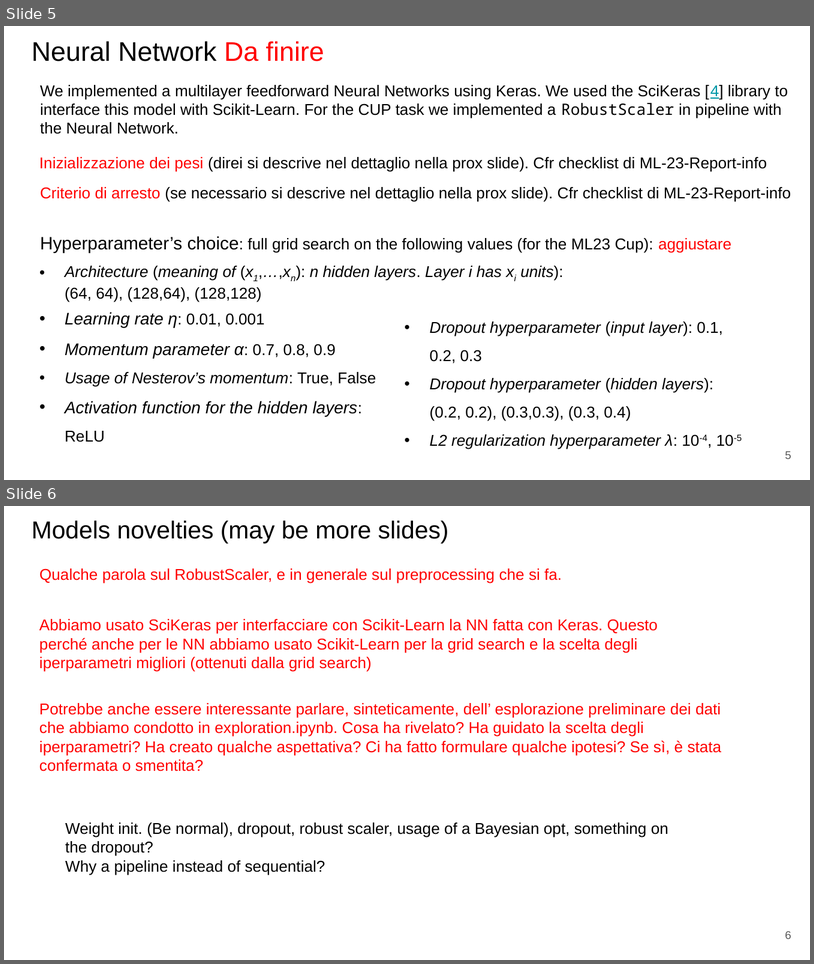
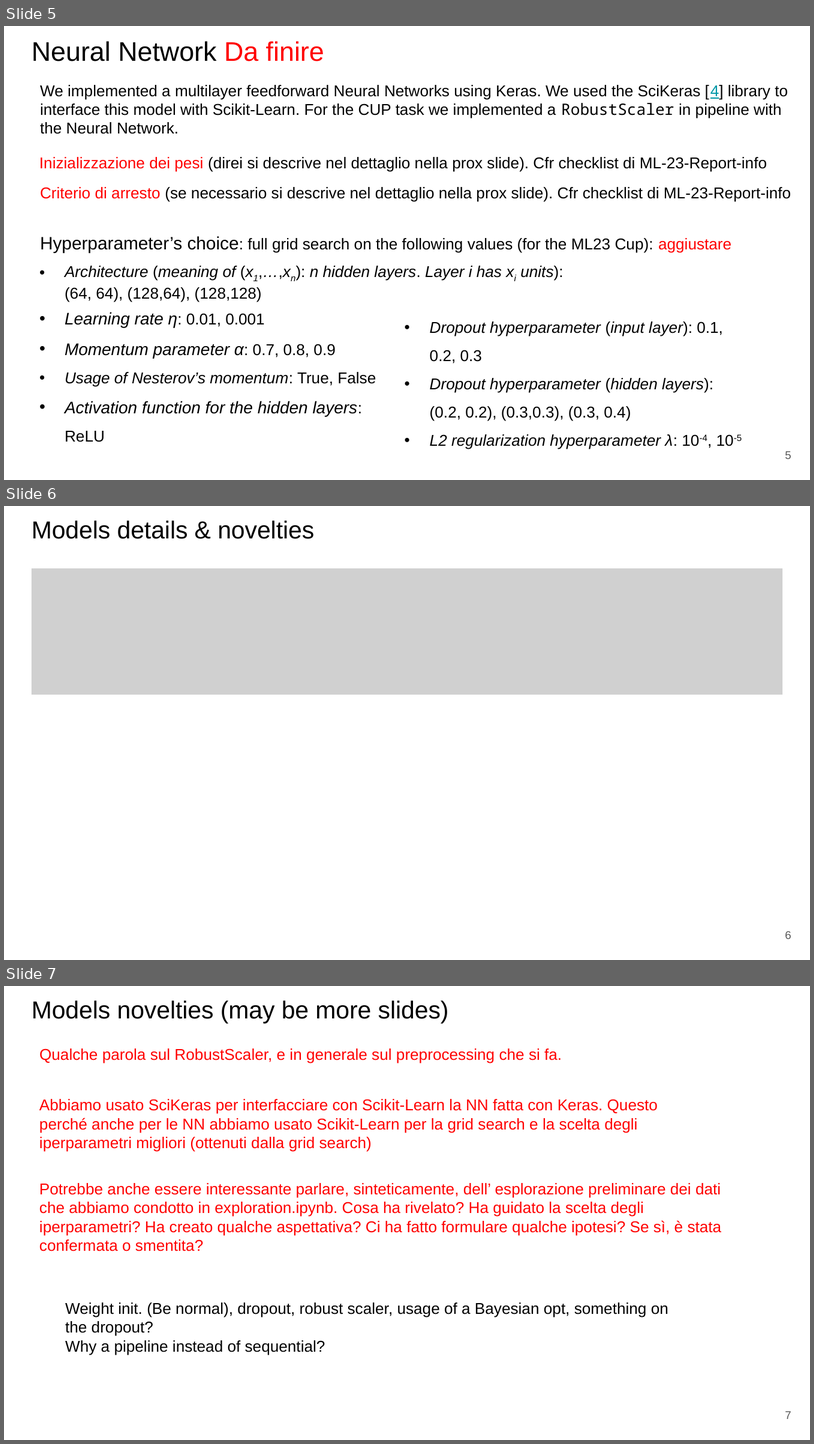
Before and after one commit to paolo-junior-mollica/machine-learning-project, a slide deck: relazione/ML-2023-PRJ-Slides-Demo.pptx. Shown one above the other, each under a label of ours: slides 5 and 6 before the commit, slides 5, 6 and 7 after it. The pictures are 814x964 and 814x1444 pixels, drawn with LibreOffice and Linux fonts; fonts in the diff are those of the drawing; grey boxes stand for pictures. Boxes give left, top, right and bottom in pixels: in the first picture for what was removed or moved away, otherwise in the second. Text is boxed around its words. In the diff, an @@ line names an element or a change of style, - is before the commit and + after.

```diff
--- a/relazione/ML-2023-PRJ-Slides-Demo.pptx
+++ b/relazione/ML-2023-PRJ-Slides-Demo.pptx
@@ slide 6 added at (4, 506, 810, 960), background #FFFFFF @@
@@ title added at (32, 520, 314, 539), 21.8 pt, text #000000 @@
+Models details & novelties
@@ picture added at (32, 568, 783, 694) @@
@@ page number added at (785, 931, 791, 939), 10 pt, text #595959 @@
+6
@@ what was slide 6 is now slide 7 @@
@@ page number at (785, 1411, 791, 1419): text changed @@
-6
+7
```
Also in this commit, not shown: 5 slides changed.
